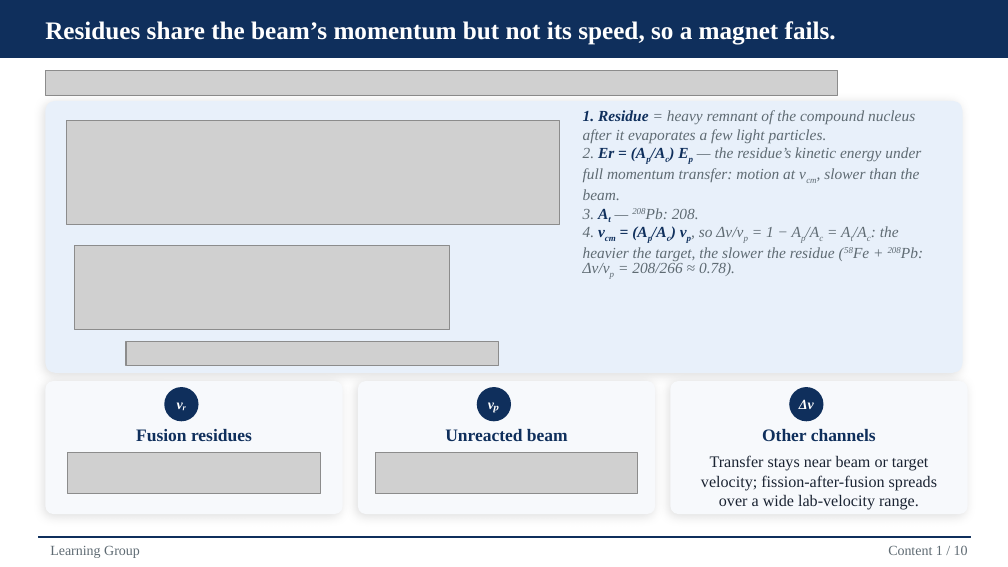
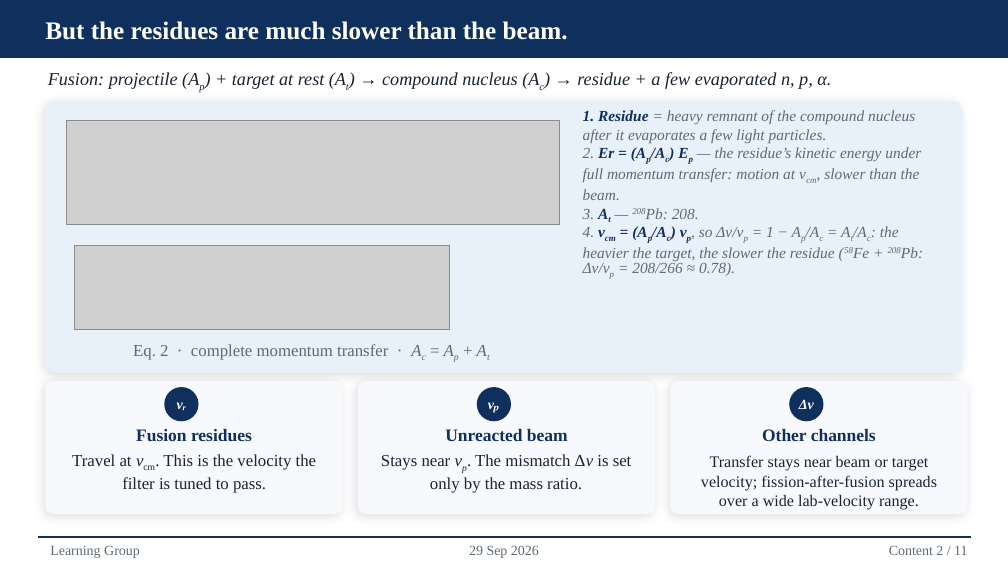
Before and after one commit to Edfghdrtxxx/OrbitOS, a slide deck: slide 6 of 70_Presentations/717_Learning Group-20260916/Velocity Filters.pptx. Drawn at 1008x567 pixels with LibreOffice and Linux fonts; fonts in the diff are those of the drawing; grey boxes stand for pictures. Boxes give left, top, right and bottom in pixels: in the first picture for what was removed or moved away, otherwise in the second. Text is boxed around its words. In the diff, an @@ line names an element or a change of style, - is before the commit and + after.

```diff
--- a/70_Presentations/717_Learning Group-20260916/Velocity Filters.pptx
+++ b/70_Presentations/717_Learning Group-20260916/Velocity Filters.pptx
@@ text at box(45, 21, 568, 40): text changed @@
-Residues share the beam’s momentum but not its speed, so a magnet fails.
+But the residues are much slower than the beam.
@@ picture removed at box(45, 71, 838, 96) @@
@@ text added at box(48, 72, 831, 89), 13 pt, text #1A2332, italic @@
+Fusion: projectile (Ap) + target at rest (At) → compound nucleus (Ac) → residue + a few evaporated n, p, α.
@@ text added at box(120, 344, 388, 466), 12 pt, text #5F6B73 @@
+Eq. 2 · complete momentum transfer · Ac = Ap + At
@@ picture removed at box(126, 342, 498, 365) @@
@@ picture removed at box(68, 453, 321, 494) @@
@@ text added at box(72, 454, 316, 493), 12 pt, text #1A2332 @@
+Travel at vcm. This is the velocity the filter is tuned to pass.
@@ picture removed at box(376, 453, 637, 494) @@
@@ text added at box(381, 454, 632, 493), 12 pt, text #1A2332 @@
+Stays near vp. The mismatch Δv is set only by the mass ratio.
@@ text added at box(469, 545, 539, 558), 10 pt, text #5F6B73 @@
+29 Sep 2026
@@ text at box(889, 546, 967, 555): text changed @@
-Content 1 / 10
+Content 2 / 11
```
Also in this commit, not shown: 12 other slides changed, 25 other files.
